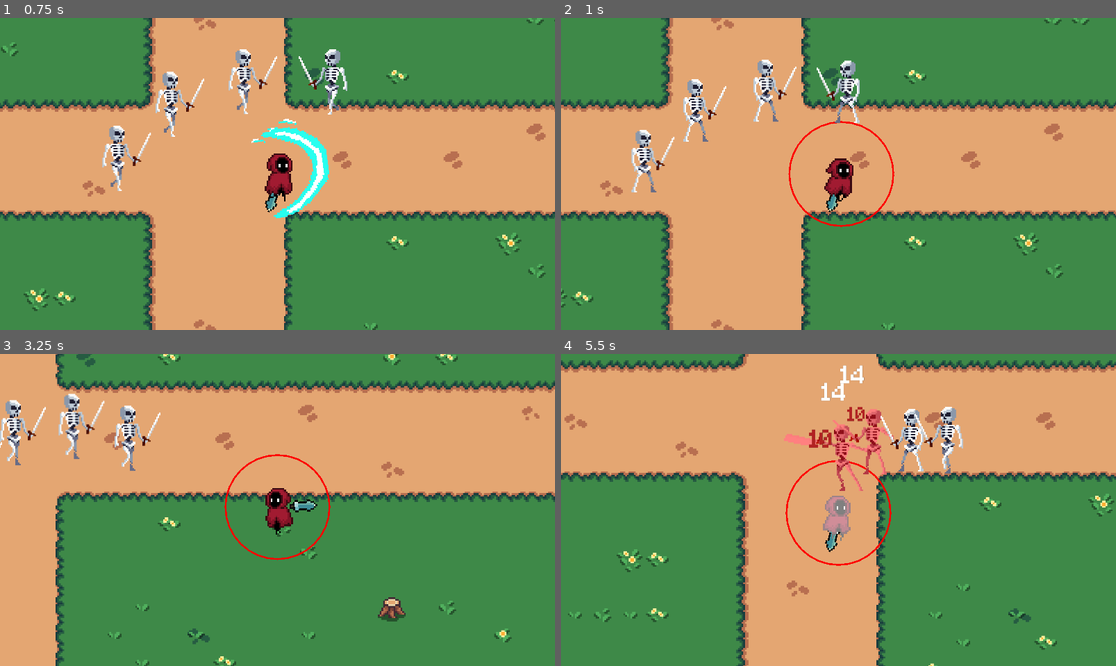
Above: before the commit, frames 1-4 (two rows, left to right).
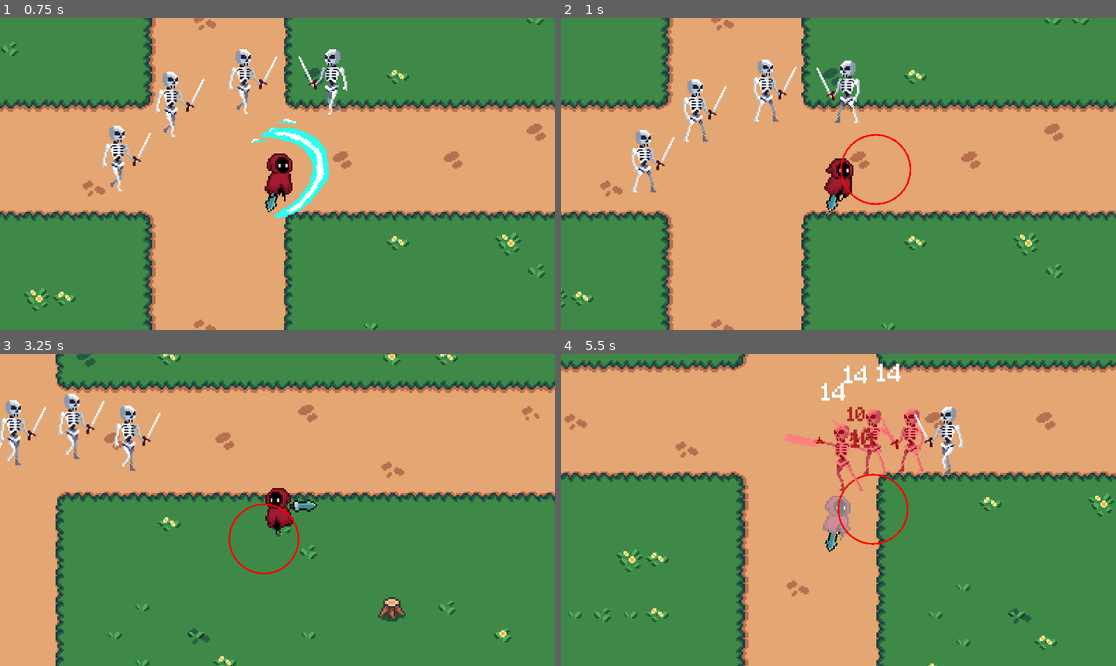
Above: after the commit, the same moments.

Repository: Jerga99/godot-2d-game-course
Game: Godot game, scene res://scenes/play_scene.tscn
Two runs of this game, one before a commit and one after it. Both use one fixed random seed, a clock stepped at 60 frames per second and the inputs below.
Inputs (mouse positions are in pixels of both pictures, inside the frame that each line leads up to):
- Up to frame 1 (0.75 s): move the mouse to (399, 158) at 0.52 s; hold D (right) from 0.53 s (still down); tap 1 (ability_1) at 0.6 s
- Up to frame 2 (1 s): keep holding D (right)
- Up to frame 3 (3.25 s): move the mouse to (166, 525) at 1.27 s; release D (right) at 1.28 s; hold S (down) 1.28-2.03 s; tap 2 (ability_2) at 1.35 s; move the mouse to (333, 441) at 2.02 s; hold D (right) 2.03-2.78 s; tap 3 (ability_3) at 2.1 s; move the mouse to (249, 572) at 2.77 s; hold W (up) from 2.78 s (still down); tap 1 (ability_1) at 2.85 s
- Up to frame 4 (5.5 s): move the mouse to (1005, 556) at 3.52 s; release W (up) at 3.53 s; hold A (left) 3.53-5.03 s; tap 2 (ability_2) at 3.6 s; move the mouse to (672, 463) at 4.27 s; tap 3 (ability_3) at 4.35 s; move the mouse to (866, 510) at 5.02 s; hold S (down) from 5.03 s (still down); tap 1 (ability_1) at 5.1 s

Frame 1 is identical in both runs. In frame 2, 0.6% of the frame differs, in the area x 40-64%, y 32-68%; in frame 3, 0.6%; in frame 4, 1.6%, in the area x 40-66%, y 3-68%.

Commit message:
Spawn circle in mouse dir

Diff:
--- a/scenes/ability/slash_ability.tscn
+++ b/scenes/ability/slash_ability.tscn
@@ -28,6 +28,7 @@
 
 [node name="AbilityGetTargets" type="Node" parent="."]
 script = ExtResource("6_jabok")
+radius = 20.0
 exec_delay = 0.2
 metadata/_custom_type_script = "uid://b8xa52gceh2ci"
 
--- a/scripts/ability/component/ability_get_targets.gd
+++ b/scripts/ability/component/ability_get_targets.gd
@@ -12,13 +12,17 @@
 	var shape = CircleShape2D.new()
 	shape.radius = radius
 
+	var mouse_pos = get_viewport().get_camera_2d().get_global_mouse_position()
+	var dir_to_mouse = (mouse_pos - caster.position).normalized() * radius
+
 	var query = PhysicsShapeQueryParameters2D.new()
 	query.shape = shape
-	query.transform.origin = caster.position
+	query.transform.origin = caster.position + dir_to_mouse
 	query.collide_with_areas = true
 
 	var line = create_debug_circle(radius)
 	caster.add_child(line)
+	line.position += dir_to_mouse
 
 	var space_state = caster.get_world_2d().direct_space_state
 	var results = space_state.intersect_shape(query)
